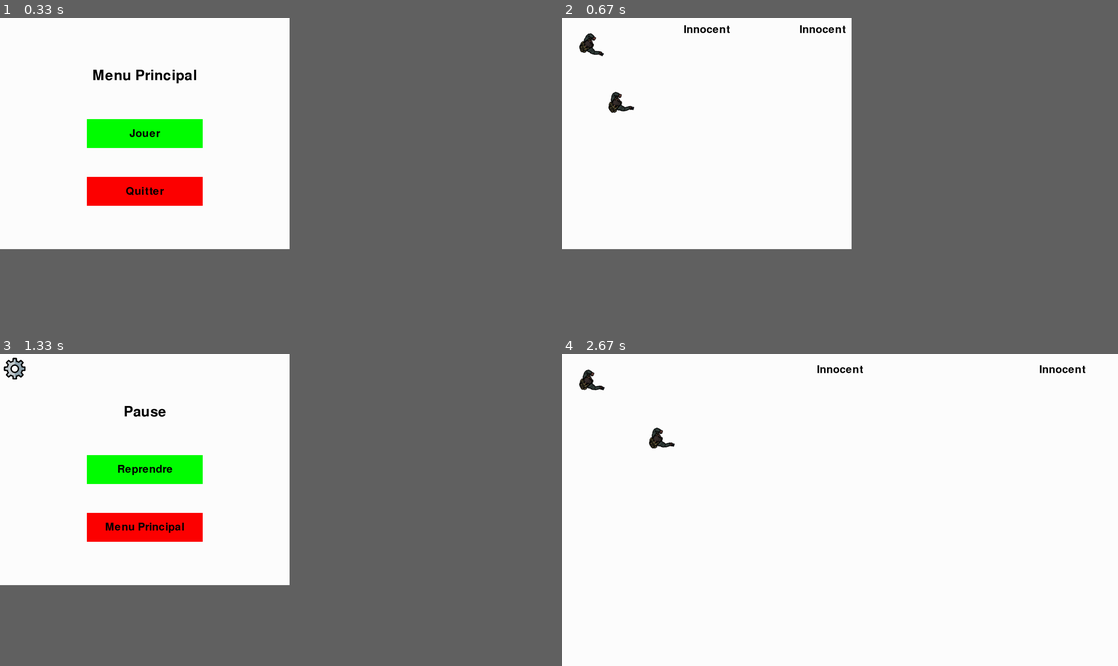
Above: before the commit, frames 1-4 (two rows, left to right).
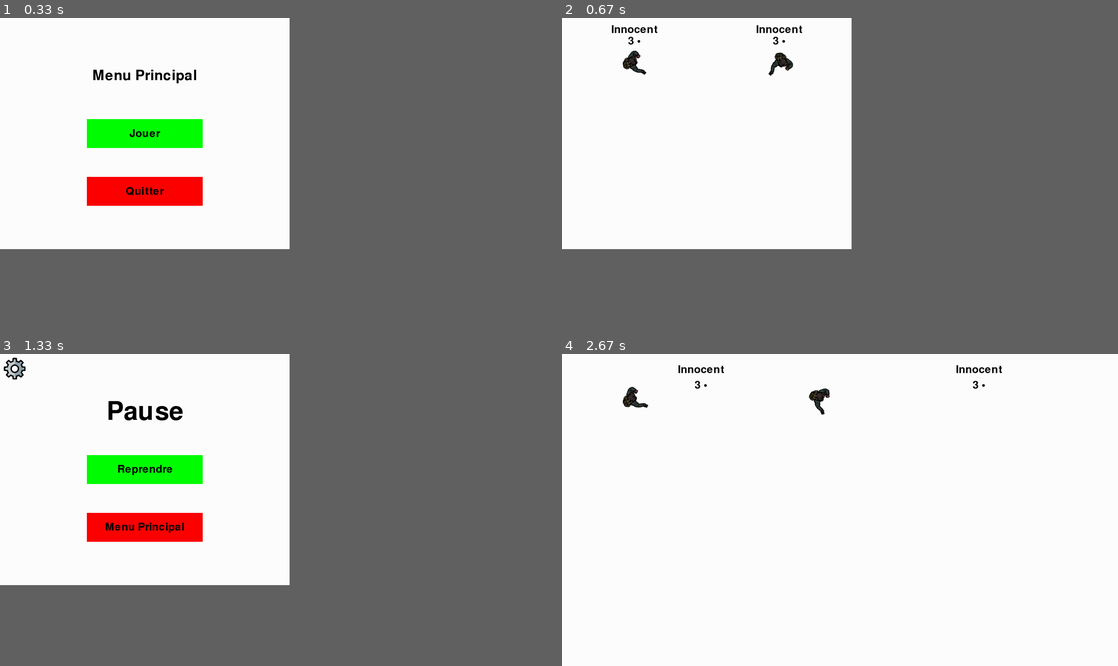
Above: after the commit, the same moments.

Repository: FoxBad/MURDER
Game: pygame game, started from main.py
Same seed, same stepped clock (60 frames per second), same inputs: the game is played once before the commit and once after it.
Inputs (mouse positions are in pixels of both pictures, inside the frame that each line leads up to):
- Up to frame 1 (0.33 s): no input
- Up to frame 2 (0.67 s): click (706, 133) at 0.38 s
- Up to frame 3 (1.33 s): hold Right 0.67-1.13 s; move the mouse to (144, 485) at 0.7 s; tap Esc at 1.17 s
- Up to frame 4 (2.67 s): click (578, 369) at 1.55 s; tap Z at 1.9 s; tap F at 1.98 s; click (812, 591) at 2.22 s; click "Reprendre" at 2.55 s

Frame 1 is identical in both runs. In frame 2, 1.1% of the frame differs, in the area x 3-52%, y 2-31%; in frame 3, 0.4%; in frame 4, 1.1%, in the area x 3-95%, y 3-31%.

Commit message:
Update main.py

Diff:
--- a/main.py
+++ b/main.py
@@ -19,6 +19,12 @@
 h = 800
 
 screen = pygame.display.set_mode((w, h))
+
+def winsize():
+    global ws, hs
+    ws, hs = screen.get_size()
+
+winsize()
 
 
 #-------------------------------CLASS-----------------------------
@@ -30,17 +36,18 @@
         self.sx = sx
         self.sy = sy
         self.nom = nom
-        self.vie = 3
+        self.vie = 1
         self.etat = True
         self.speed = speed
         self.role = self.choisir_role()  # Choix aléatoire du rôle
-        self.murder = False
+        self.murderstat = False
         self.Ku = Ku
         self.Kd = Kd
         self.Kl = Kl
         self.Kr = Kr
         self.bulletlist = []
-
+        self.bullet = 3
+        self.destx, self.desty = pygame.mouse.get_pos()
 
 
         if self.role == 'Innocent':
@@ -57,7 +64,7 @@
         role = random.choices(roles, weights=poids_roles, k=1)[0]
         return role
 
-    def draw(self):
+    def update(self):
 
         self.img = pygame.transform.scale(self.img, (self.sx, self.sy))
         keys = pygame.key.get_pressed()
@@ -70,6 +77,8 @@
         if keys[self.Kd]:
             self.y += self.speed
 
+    def orientation(self):
+
         pos = pygame.mouse.get_pos()
 
         x_dist = pos[0] - self.x
@@ -80,9 +89,30 @@
         rect  = image.get_rect(center = (self.x, self.y))
         self.rect = pygame.Rect(self.x-self.sx/2, self.y-self.sy/2, self.sx, self.sy)
 
-
         screen.blit(image, rect)
 
+    def murder(self):
+        pos = pygame.mouse.get_pos()
+
+        vect = (pos[0] - self.x, pos[1] - self.y)
+        anglemur = math.atan2(vect[1], vect[0])
+        self.change_x = math.cos(anglemur)
+        self.change_y = math.sin(anglemur)
+
+        if self.murderstat == True and self.role == "Murder":
+            pygame.draw.rect(screen, BLACK, pygame.Rect(self.change_x, self.change_x, 20, 5))
+            #circle = pygame.draw.circle(screen, GREEN, [player.x, player.y], 99, 0)
+
+
+    def innocent(self):
+        if self.role == 'Innocent':
+            self.murder == False
+            self.img = ino
+
+    def detective(self):
+        if self.role == 'Détective':
+            self.murder == False
+            self.img = detect
 
     def perdre_vie(self):
         self.vie -= 1
@@ -103,8 +133,6 @@
         self.center = [self.x, self.y]
         self.speed = 20
 
-
-
         vect = (self.destx - self.x, self.desty - self.y)
         angle = math.atan2(vect[1], vect[0])
         self.change_x = math.cos(angle) * self.speed
@@ -113,10 +141,8 @@
 
     def draw(self):
 
-
         self.circle = pygame.draw.circle(screen, BLACK, [self.x, self.y], self.radius, 0)
         self.rect = pygame.Rect(self.x-self.radius/2, self.y-self.radius/2, self.radius, self.radius)
-
 
 
     def move(self):
@@ -149,8 +175,8 @@
 
 players = []
 
-M1 = Player(100, 100, 100, 100, "Murder1", 5,pygame.K_z,pygame.K_s,pygame.K_q,pygame.K_d)
-M2 = Player(200, 300, 100, 100, "Murder2", 5, pygame.K_UP,pygame.K_DOWN,pygame.K_LEFT,pygame.K_RIGHT )
+M1 = Player(ws*5 // 20, hs*4 // 20, 100, 100, "Murder1", 5,pygame.K_z,pygame.K_s,pygame.K_q,pygame.K_d)
+M2 = Player(ws*15 // 20, hs*4 // 20, 100, 100, "Murder2", 5, pygame.K_UP,pygame.K_DOWN,pygame.K_LEFT,pygame.K_RIGHT )
 players.append(M1)
 players.append(M2)
 
@@ -170,11 +196,7 @@
     else:
         return False
 
-def winsize():
-    global ws, hs
-    ws, hs = screen.get_size()
-
-winsize()
+
 
 
 #-------------------------------MAIN MENU-----------------------------
@@ -230,7 +252,7 @@
 def pause_menu():
     while True:
         screen.fill(WHITE)
-        draw_text("Pause", pygame.font.Font(None, 72), BLACK, screen, ws // 2, hs // 4)
+        draw_text("Pause", pygame.font.Font(None, 130), BLACK, screen, ws // 2, hs // 4)
 
         mx, my = pygame.mouse.get_pos()
 
@@ -299,20 +321,20 @@
         button_x = ws // 2 - button_width // 2
         button_y = hs // 2 - button_height // 2
 
-        button_1 = pygame.Rect(button_x, button_y -150, button_width, button_height)
-        button_2 = pygame.Rect(button_x , button_y, button_width, button_height)
-        button_3 = pygame.Rect(button_x, button_y + 150, button_width, button_height)
-        button_4 = pygame.Rect(button_x, button_y + 300, button_width, button_height)
+        button_1 = pygame.Rect(button_x -200, button_y -150, button_width, button_height)
+        button_2 = pygame.Rect(button_x -200, button_y, button_width, button_height)
+        button_3 = pygame.Rect(button_x -200, button_y + 150, button_width, button_height)
+        button_4 = pygame.Rect(button_x -200, button_y + 300, button_width, button_height)
 
         pygame.draw.rect(screen, (100, 100, 100), button_1)
         pygame.draw.rect(screen, (100, 100, 100), button_2)
         pygame.draw.rect(screen, (100, 100, 100), button_3)
         pygame.draw.rect(screen, (255, 0, 0), button_4)
 
-        draw_text("Murder", pygame.font.Font(None, 54), BLACK, screen, button_x+200, button_y - 100)
-        draw_text("Innocent", pygame.font.Font(None, 54), BLACK, screen, button_x+200, button_y+50)
-        draw_text("Détective", pygame.font.Font(None, 54), BLACK, screen, button_x+200, button_y + 200)
-        draw_text("Retour", pygame.font.Font(None, 54), BLACK, screen, button_x+200, button_y + 350)
+        draw_text("Murder", pygame.font.Font(None, 54), BLACK, screen, button_x-100, button_y - 100)
+        draw_text("Innocent", pygame.font.Font(None, 54), BLACK, screen, button_x-150, button_y+50)
+        draw_text("Détective", pygame.font.Font(None, 54), BLACK, screen, button_x-150, button_y + 200)
+        draw_text("Retour", pygame.font.Font(None, 54), BLACK, screen, button_x-150, button_y + 350)
 
         for e in pygame.event.get():
             if e.type == pygame.QUIT:
@@ -356,24 +378,18 @@
 
 def playermanage():
 
-    draw_text(M1.role, pygame.font.Font(None, 54), BLACK, screen, ws*18 // 20, hs // 20)
-    draw_text(M2.role, pygame.font.Font(None, 54), BLACK, screen, ws*10 // 20, hs // 20)
+    draw_text(M1.role, pygame.font.Font(None, 54), BLACK, screen, ws*5 // 20, hs // 20)
+    draw_text(str(M1.bullet) + " •", pygame.font.Font(None, 54), BLACK, screen, ws*5 // 20, hs*2 // 20)
+    draw_text(M2.role, pygame.font.Font(None, 54), BLACK, screen, ws*15 // 20, hs // 20)
+    draw_text(str(M2.bullet) + " •", pygame.font.Font(None, 54), BLACK, screen, ws*15 // 20, hs*2 // 20)
 
     for player in players:
 
-        player.draw()
-
-        if player.murder == True and player.role == "Murder":
-            pygame.draw.ellipse(screen, BLACK, [player.x-player.sx, player.y-player.sy, 200, 200], 5)
-            #circle = pygame.draw.circle(screen, GREEN, [player.x, player.y], 99, 0)
-
-
-        if player.role == 'Innocent':
-            player.murder == False
-            player.img = ino
-        if player.role == 'Détective':
-            player.murder == False
-            player.img = detect
+        player.update()
+        player.orientation()
+        player.murder()
+        player.innocent()
+        player.detective()
 
 
 def checkcollision(p1, c1):
@@ -429,22 +445,23 @@
 
 
             for player in players:
-                if e.key == pygame.K_SPACE and player.role == 'Détective':
+                if e.key == pygame.K_SPACE and player.role == 'Détective' and player.bullet > 0:
                     new_bul = Bullet(player)
+                    player.bullet -= 1
                     player.bulletlist.append(new_bul)
 
-                if e.key == pygame.K_SPACE and player.role == "Murder" and player.murder == True:
+                if e.key == pygame.K_SPACE and player.role == "Murder" and player.murderstat == True:
                     circle = pygame.draw.circle(screen, RED, [player.x, player.y], 100, 0)
                     checkcollision(player, circle)
 
 
                 if e.key == pygame.K_e and player.role == "Murder":
                     player.img = murder
-                    player.murder = True
+                    player.murderstat = True
 
                 if e.key == pygame.K_r and player.role == "Murder":
                     player.img = ino
-                    player.murder = False
+                    player.murderstat = False
 
 
 # Game loop.
